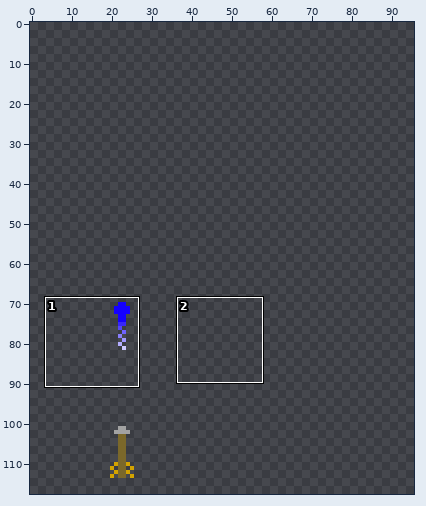
File history of a sprite sheet, assets/projectiles.png. The picture above shows the old version from afar; the outline marks the close-up.
Close-up. Before the commit:
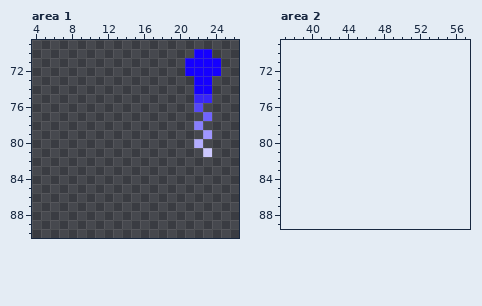
The file is 32x64 pixels. Shown: area 1: x 4..26, y 69..90; area 2: x 37..57, y 69..89. The old version is drawn lined up with the new one, on the new canvas. The wide view leaves out empty margins. The commit also changed other parts of the picture, which this record leaves out.
And afterwards:
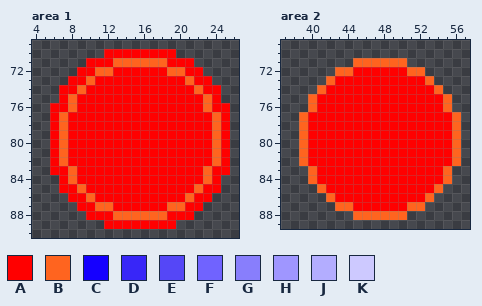
Palette (. is transparent): A #ff0000  B #ff641f  C #1500ff  D #3826f8  E #5547f7  F #7063ff  G #887efc  H #9f96ff  J #b3adff  K #cdc9ff
The edit:
canvas 32x64 -> 96x128, the old top-left corner now at 0,64
Area 1:
Colour A now appears in row 70 at x 12 to 19; in row 71 at x 10 to 12 and 19 to 20; in row 72 at x 9 to 10 and 13 to 18; in row 73 at x 8 to 9 and 11 to 20; in row 74 at x 7 to 8, 10 to 21 and 24; in row 75 at x 7, 9 to 21 and 24.
Colour A now appears in row 76 at x 6 to 7, 9 to 21 and 24 to 25; in row 77 at x 6, 8 to 22 and 25; in row 78 at x 6, 8 to 21, 23 and 25; in row 79 at x 6, 8 to 22 and 25; in row 80 at x 6, 8 to 21, 23 and 25; in row 81 at x 6, 8 to 22 and 25.
Colour A now appears in row 82 at x 6, 8 to 23 and 25; in row 83 at x 6 to 7, 9 to 22 and 24 to 25; in row 84 at x 7, 9 to 22 and 24; in row 85 at x 7 to 8, 10 to 21 and 23 to 24; in row 86 at x 8 to 9, 11 to 20 and 22 to 23; in row 87 at x 9 to 10, 13 to 18 and 21 to 22.
Colour A now appears in row 88 at x 10 to 12 and 19 to 21; in row 89 at x 12 to 19.
The author changed colour C to colour A in row 71 at x 21; in row 72 at x 21 to 22; in row 73 at x 22 to 23; in row 74 at x 23.
The author changed colour D to colour A in row 75 at x 22.
The author changed colour E to colour A in row 76 at x 22.
The author changed colour F to colour A in row 77 at x 23.
The author changed colour G to colour A in row 78 at x 22.
The author changed colour H to colour A in row 79 at x 23.
The author changed colour J to colour A in row 80 at x 22.
The author changed colour K to colour A in row 81 at x 23.
Colour B now appears in row 71 at x 13 to 18; in row 72 at x 11 to 12 and 19 to 20; in row 73 at x 10 and 21; in row 74 at x 9; in row 75 at x 8; in row 76 at x 8 and 23.
Colour B now appears in rows 77 to 82 at x 7 and 24; in rows 83 to 84 at x 8 and 23; in row 85 at x 9 and 22; in row 86 at x 10 and 21; in row 87 at x 11 to 12 and 19 to 20; in row 88 at x 13 to 18.
The author changed colour C to colour B in row 74 at x 22.
The author changed colour D to colour B in row 75 at x 23.
Colour C is removed in row 70 at x 22 to 23; in row 71 at x 22 to 24; in row 72 at x 23 to 24.
Area 2:
Colour A now appears in row 72 at x 45 to 50; in row 73 at x 43 to 52; in row 74 at x 42 to 53; in rows 75 to 76 at x 41 to 54; in rows 77 to 82 at x 40 to 55; in rows 83 to 84 at x 41 to 54.
Colour A now appears in row 85 at x 42 to 53; in row 86 at x 43 to 52; in row 87 at x 45 to 50.
Colour B now appears in row 71 at x 45 to 50; in row 72 at x 43 to 44 and 51 to 52; in row 73 at x 42 and 53; in row 74 at x 41 and 54; in rows 75 to 76 at x 40 and 55; in rows 77 to 82 at x 39 and 56.
Colour B now appears in rows 83 to 84 at x 40 and 55; in row 85 at x 41 and 54; in row 86 at x 42 and 53; in row 87 at x 43 to 44 and 51 to 52; in row 88 at x 45 to 50.
Pixel boxes of the changes (left, top, right, bottom) in both close-ups:
changed: (50, 49, 230, 229)
added: (299, 58, 461, 220)
